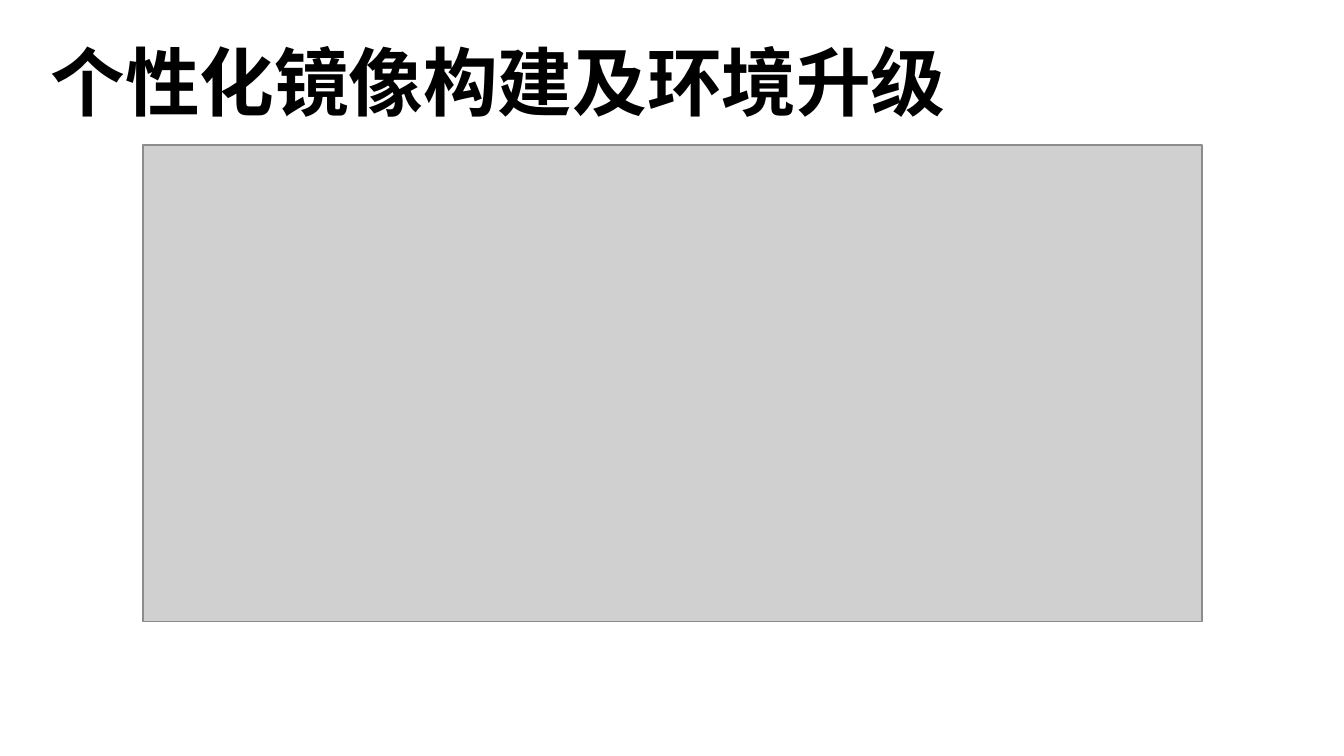
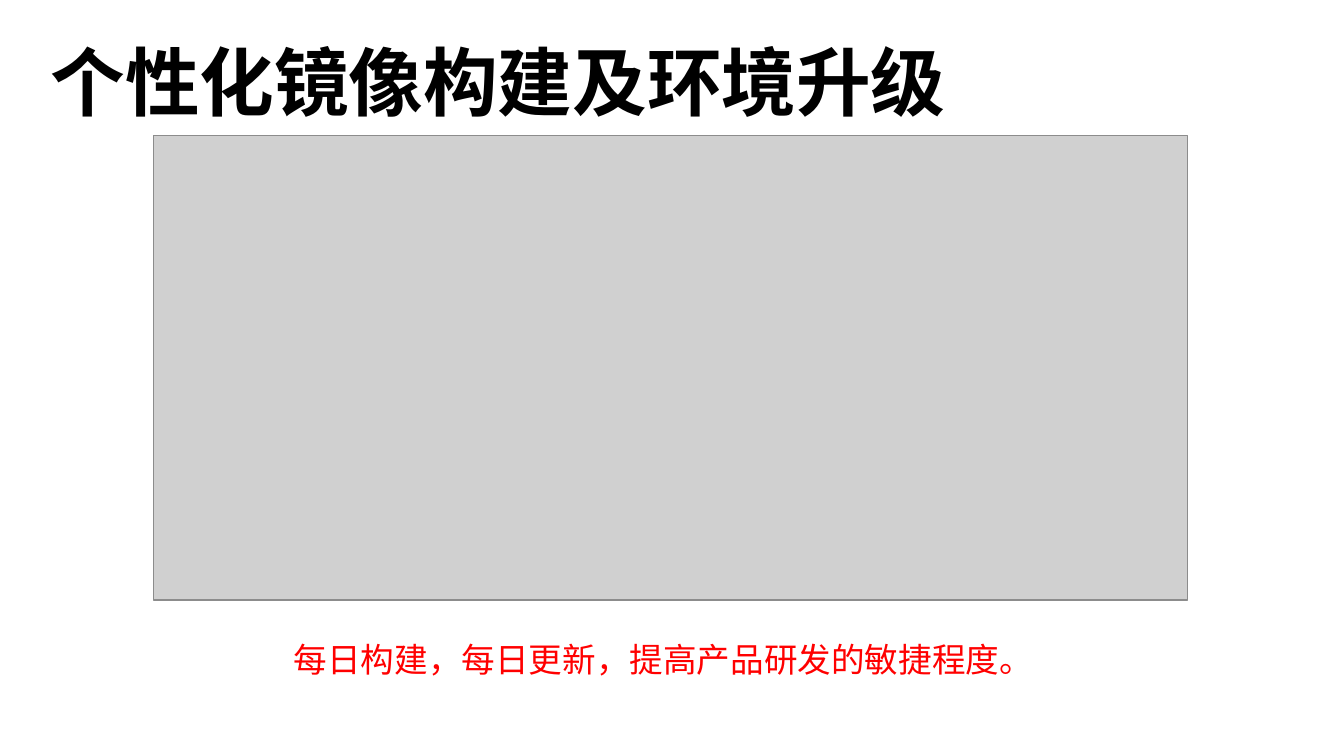
Before and after one commit to lyj7890/openinfra.session, a slide deck: slide 3 of OpenStack容器化持续集成与交付实践方案.pptx. Drawn at 1344x756 pixels with LibreOffice and Linux fonts; fonts in the diff are those of the drawing; grey boxes stand for pictures; background and template pictures are left out. Boxes give left, top, right and bottom in pixels: in the first picture for what was removed or moved away, otherwise in the second. Text is boxed around its words. In the diff, an @@ line names an element or a change of style, - is before the commit and + after.

```diff
--- a/OpenStack容器化持续集成与交付实践方案.pptx
+++ b/OpenStack容器化持续集成与交付实践方案.pptx
@@ picture: place and size @@
-picture at box(142, 145, 1202, 621)
+picture at box(153, 136, 1187, 601)
@@ text added at box(294, 643, 1033, 676), 18 pt, text #FF0000 @@
+每日构建，每日更新，提高产品研发的敏捷程度。
```
Also in this commit, not shown: 3 other slides changed, 2 slides added.
